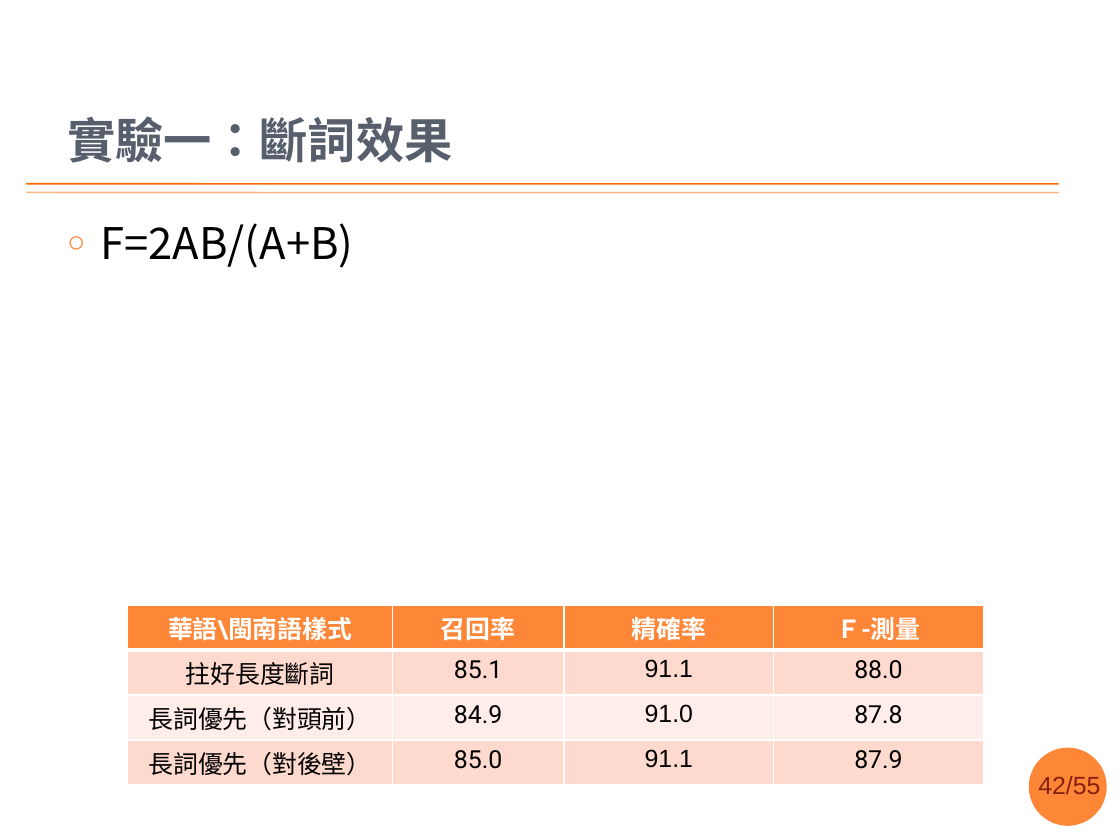
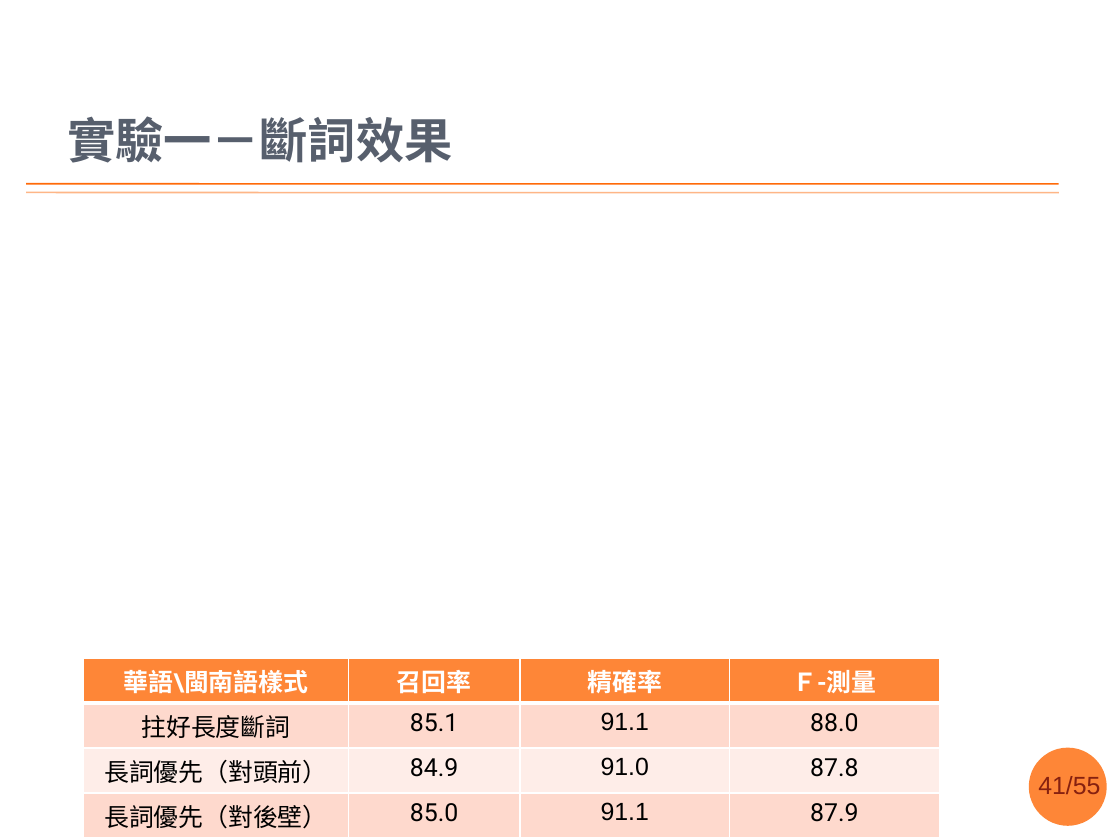
Before and after one commit to sih4sing5hong5/po3-ko3_tau5-iann2-phinn3, a slide deck: slide 41 of 翻譯報告.pptx (slide 42 before the commit). Drawn at 1120x840 pixels with LibreOffice and Linux fonts; fonts in the diff are those of the drawing; grey boxes stand for pictures; background and template pictures are left out. Boxes give left, top, right and bottom in pixels: in the first picture for what was removed or moved away, otherwise in the second. Text is boxed around its words. In the diff, an @@ line names an element or a change of style, - is before the commit and + after.

Commit message:
架構巡好矣，賰實驗佮文獻 丞宏

```diff
--- a/翻譯報告.pptx
+++ b/翻譯報告.pptx
@@ title at <box>67,116,453,163</box>: text changed @@
-實驗一：斷詞效果
+實驗一－斷詞效果
@@ text removed at <box>101,223,354,268</box> @@
-○ F=2AB/(A+B)
@@ table: place and size @@
-table at <box>128,605,982,780</box>
+table at <box>84,659,939,833</box>
@@ page number at <box>1038,776,1100,794</box>: text changed @@
-42/55
+41/55
```
Also in this commit, not shown: 9 other slides changed, 1 slide removed.
